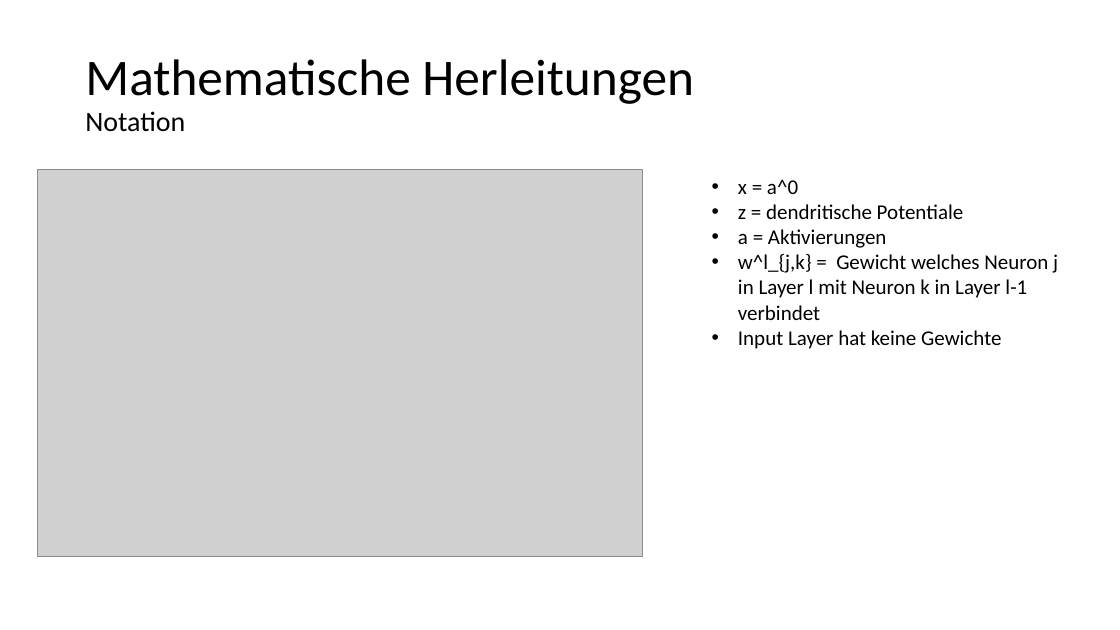
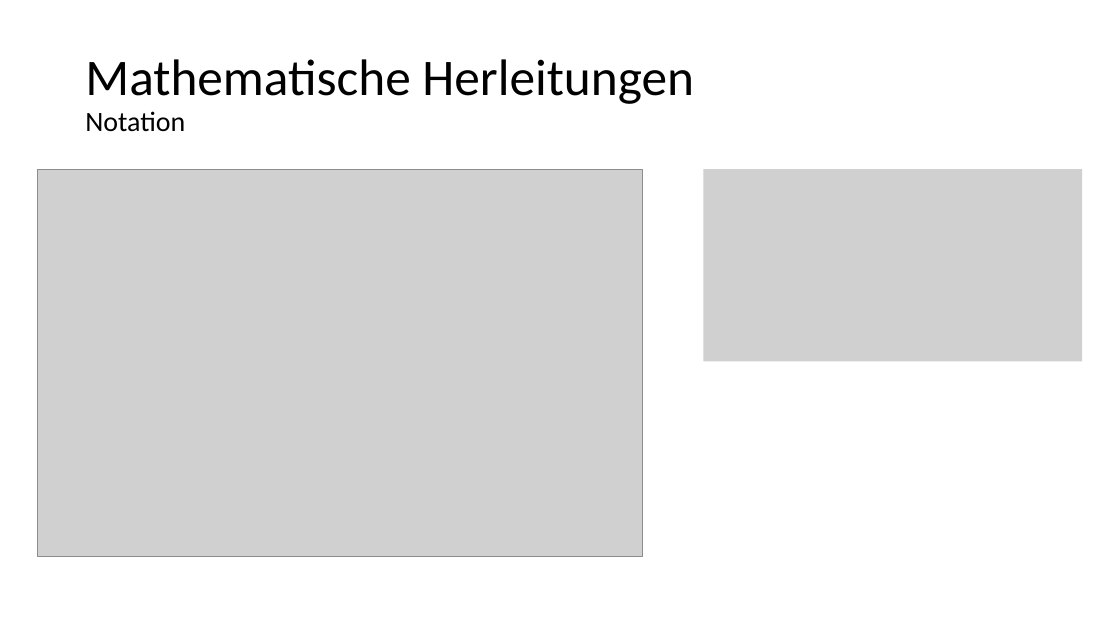
Before and after one commit to kevinsuedmersen/neural_networks_from_scratch, a slide deck: slide 4 of theory/result_presentation.pptx. Drawn at 1120x630 pixels with LibreOffice and Linux fonts; fonts in the diff are those of the drawing; grey boxes stand for pictures. Boxes give left, top, right and bottom in pixels: in the first picture for what was removed or moved away, otherwise in the second. Text is boxed around its words. In the diff, an @@ line names an element or a change of style, - is before the commit and + after.

```diff
--- a/theory/result_presentation.pptx
+++ b/theory/result_presentation.pptx
@@ picture added at (703, 169, 1082, 361) @@
@@ text removed at (738, 180, 1058, 349) @@
-• x = a^0
-• z = dendritische Potentiale
-• a = Aktivierungen
-• w^l_{j,k} = Gewicht welches Neuron j in Layer l mit Neuron k in Layer l-1 verbindet
-• Input Layer hat keine Gewichte
```
Also in this commit, not shown: 3 other slides changed.
